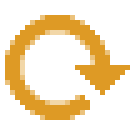
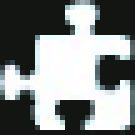
Two versions of the same layered image (135 x 135). Layer-by-layer changes:
added layer "Layer 8" above "Layer 4" over [0, 0, 135, 135]
hid "Layer 4" over [5, 15, 130, 120]
added layer "Layer 6" over [0, 0, 135, 135]
